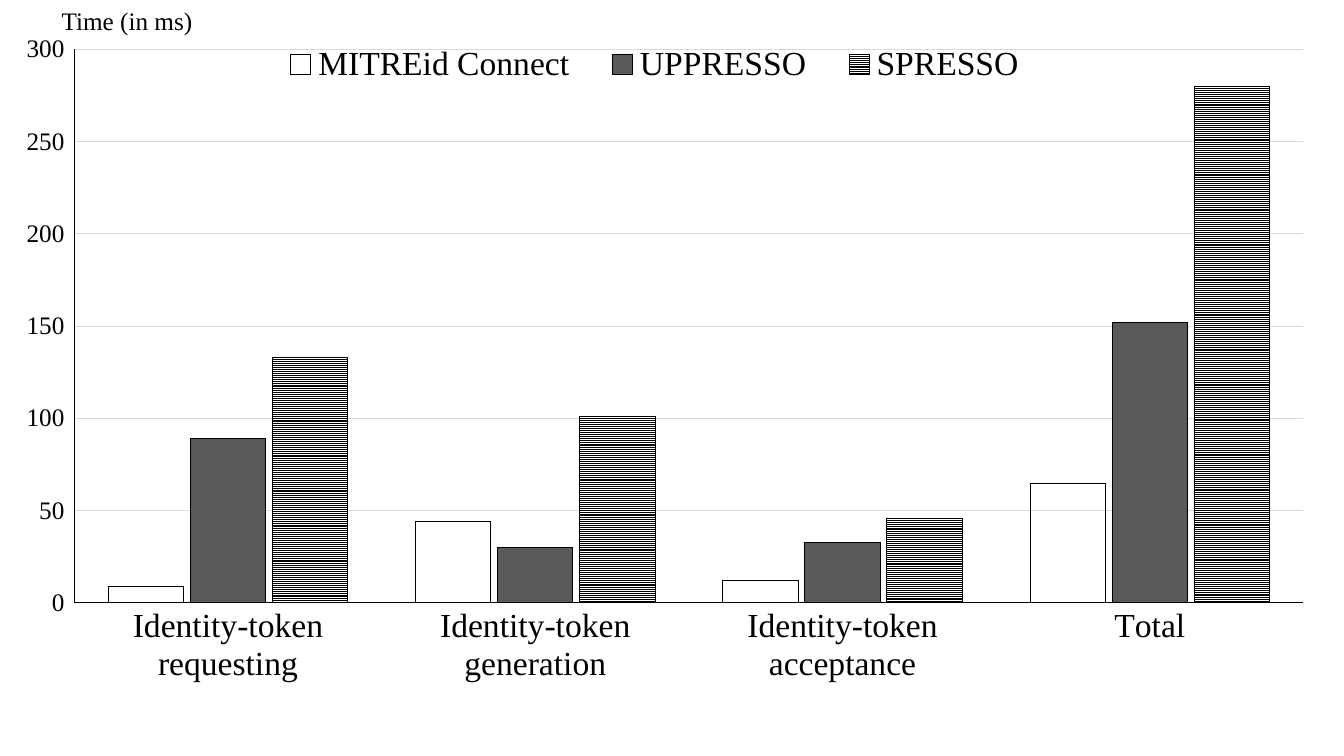
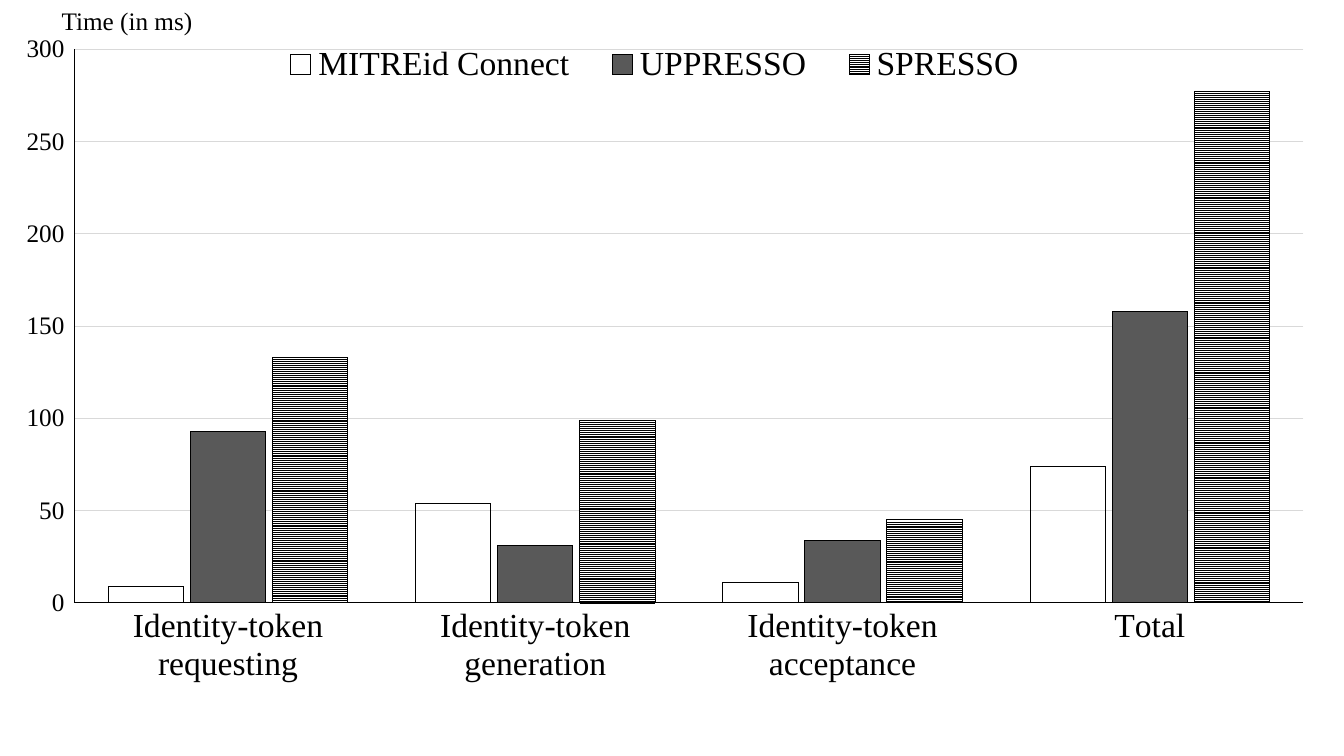
Before and after one commit to cqguo/UPPRESSO, a slide deck: slide 1 of fig/evaluation-cache-LAN.pptx. Drawn at 1344x756 pixels with LibreOffice and Linux fonts; fonts in the diff are those of the drawing. Boxes give left, top, right and bottom in pixels: in the first picture for what was removed or moved away, otherwise in the second. Text is boxed around its words. In the diff, an @@ line names an element or a change of style, - is before the commit and + after.

```diff
--- a/fig/evaluation-cache-LAN.pptx
+++ b/fig/evaluation-cache-LAN.pptx
@@ column chart at (0, 21, 1331, 756) @@
@@ MITREid Connect, Identity-token generation: 44 to 54 @@
@@ MITREid Connect, Identity-token acceptance: 12 to 11 @@
@@ MITREid Connect, Total: 65 to 74 @@
-UPPRESSO: 89, 30, 33, 152
+UPPRESSO: 93, 31, 34, 158
@@ SPRESSO, Identity-token generation: 101 to 99 @@
@@ SPRESSO, Identity-token acceptance: 46 to 45 @@
@@ SPRESSO, Total: 280 to 277 @@
```
Also in this commit, not shown: 4 other files.
